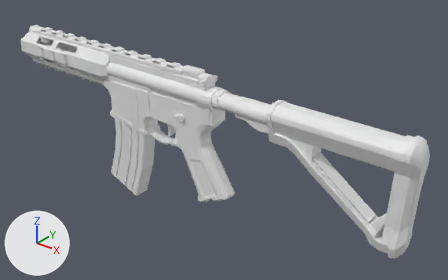
What one commit did to the FBX model Assets/Art/Models/r4c.fbx.
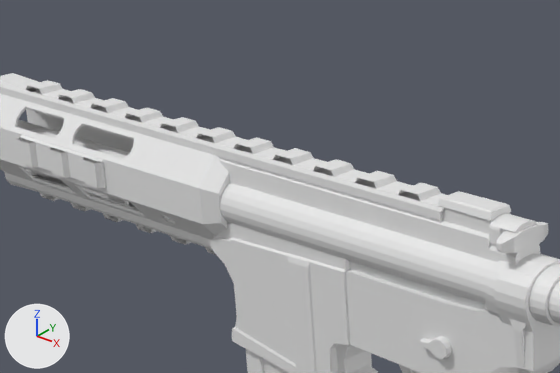
There are two pictures of each version: one whole from a 50 mm lens placed at (18.32, -17.33, 9.54), pointed at (3.58, 1.09, -1.88), one close up on the part from 7% to 49% of the width and 0% to 45% of the height. Arrows for +X, +Y and +Z are at lower left; the lights stay in place. Where no turn or scale is listed for an object, it has been applied to the vertices.
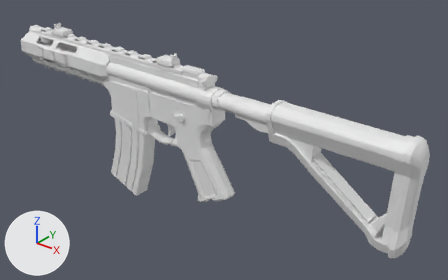
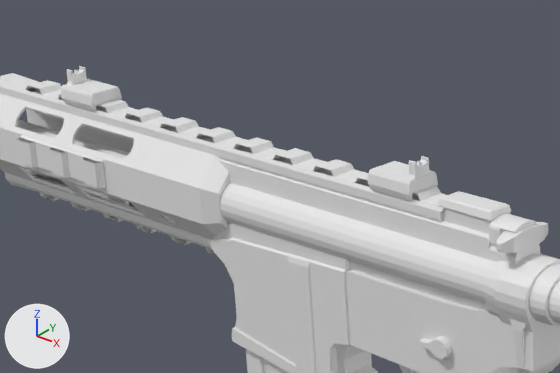
Location of each change, [x1, y1, x2, y2] in pixels of the close-ups (560 x 373 px):
'Cube.002', added: after [61, 66, 438, 201]

What the commit changed:
Mesh me_cube_002 is new.
It has 376 vertices, 358 faces and spans x -7.28..0.21, y -0.29..0.29, z -0.26..0.25.
Object 'Cube.002' (ob_cube_002) is new; it shows me_cube_002.
Its location is (1.75, 0.0, 1.57).
